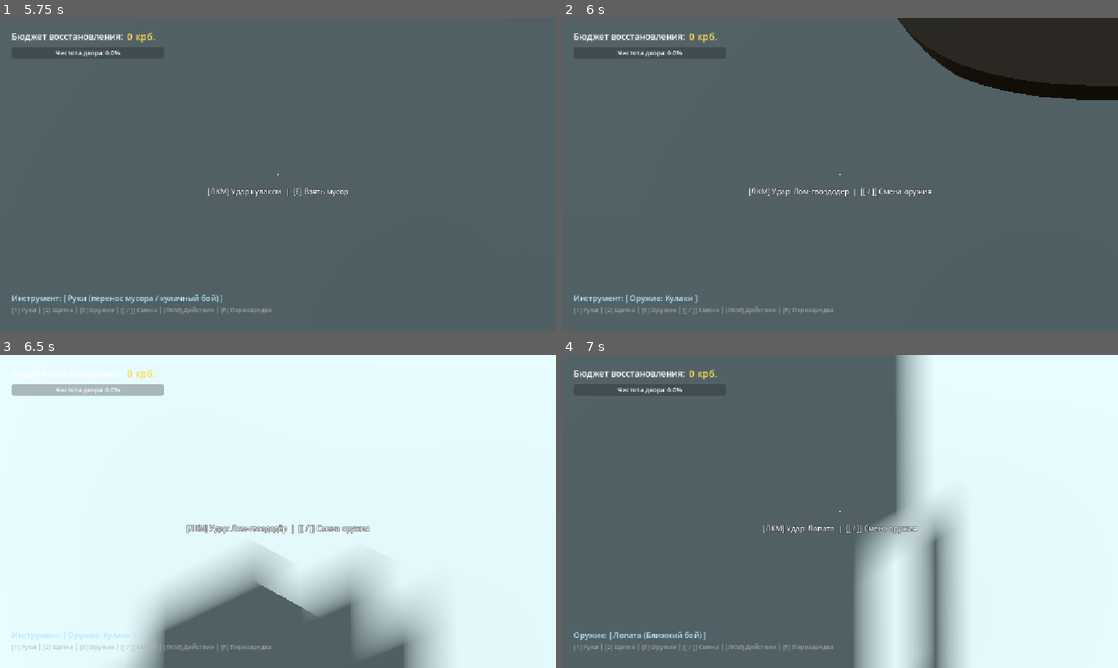
Above: before the commit, frames 1-4 (two rows, left to right).
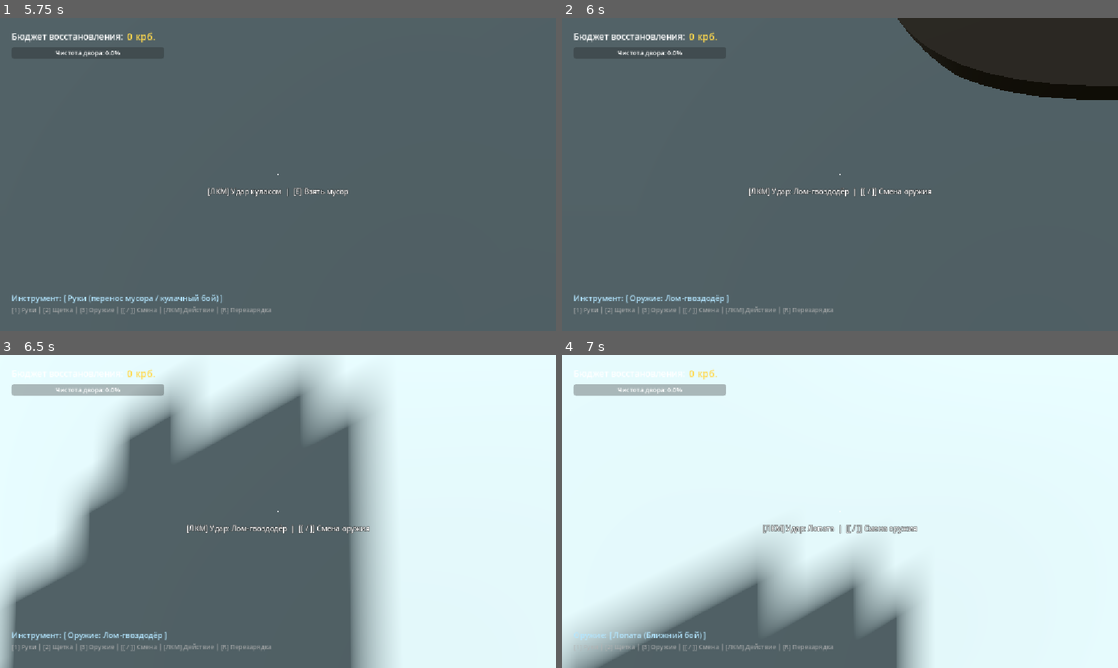
Above: after the commit, the same moments.

Repository: INTICH082/Pripyat
Game: Godot game, scene res://scenes/world/TestCourtyard.tscn
Same seed, same stepped clock (60 frames per second), same inputs: the game is played once before the commit and once after it.
Inputs (mouse positions are in pixels of both pictures, inside the frame that each line leads up to):
- Up to frame 1 (5.75 s): move the mouse to (305, 174) at 0.52 s; hold W (move_forward) from 0.53 s (still down); tap Space (jump) at 0.6, 0.77, 1.07, 1.52, 1.55, 1.82, 2.3, 3.02, 3.05, 3.32, 3.77, 3.8, 4.07, 4.52, 4.55, 4.82, 5, 5.3 s; click (305, 174) at 0.67 s; move the mouse to (250, 174) at 1.27 s; tap G (drop) at 1.35 s; move the mouse to (289, 168) at 2.02 s; tap E (interact) at 2.1 s; move the mouse to (272, 180) at 2.77 s; click (272, 180) at 2.85 s; tap Enter at 3.5 s; move the mouse to (316, 177) at 3.52 s; hold Shift (sprint) 3.53-4.28 s; tap R (reload) at 4.15 s; move the mouse to (233, 171) at 4.27 s; tap 2 (tool_brush) at 4.35 s; move the mouse to (283, 174) at 5.02 s; hold 1 (tool_hands) from 5.03 s (still down); click (283, 174) at 5.17 s
- Up to frame 2 (6 s): tap Enter at 5.75 s; move the mouse to (817, 168) at 5.77 s; release W (move_forward) at 5.78 s; release 1 (tool_hands) at 5.78 s; hold D (move_right) from 5.78 s (still down); tap 3 (weapon_mode) at 5.85 s
- Up to frame 3 (6.5 s): keep holding D (move_right); tap Space (jump) at 6.02, 6.05, 6.32 s
- Up to frame 4 (7 s): move the mouse to (867, 511) at 6.52 s; release D (move_right) at 6.53 s; hold W (move_forward) from 6.53 s (still down); hold ] (weapon_next) from 6.53 s (still down); tap Space (jump) at 6.77, 6.8 s

Frame 1 is identical in both runs. In frame 2, 0.1% of the frame differs, in the area x 18-30%, y 88-92%; in frame 3, 47%; in frame 4, 59%, in the area x 0-72%, y 0-100%.

Commit message:
fix(weapons): fix recoil crash, immediate weapon bone scaling, and animated shadow character

Diff:
--- a/resources/weapons/01_fists.tres
+++ b/resources/weapons/01_fists.tres
@@ -10,6 +10,7 @@
 damage = 12.0
 fire_rate = 85.0
 mag_capacity = 0
+recoil = 0.0
 reload_time = 0.0
 effective_range = 1.2
 price_karbovantsi = 0
--- a/resources/weapons/02_crowbar.tres
+++ b/resources/weapons/02_crowbar.tres
@@ -10,6 +10,7 @@
 damage = 38.0
 fire_rate = 65.0
 mag_capacity = 0
+recoil = 0.0
 reload_time = 0.0
 effective_range = 1.6
 price_karbovantsi = 45
--- a/resources/weapons/03_spade.tres
+++ b/resources/weapons/03_spade.tres
@@ -10,6 +10,7 @@
 damage = 42.0
 fire_rate = 55.0
 mag_capacity = 0
+recoil = 0.0
 reload_time = 0.0
 effective_range = 2.0
 price_karbovantsi = 60
--- a/resources/weapons/04_fire_axe.tres
+++ b/resources/weapons/04_fire_axe.tres
@@ -10,6 +10,7 @@
 damage = 58.0
 fire_rate = 50.0
 mag_capacity = 0
+recoil = 0.0
 reload_time = 0.0
 effective_range = 1.7
 price_karbovantsi = 85
--- a/resources/weapons/05_pistol_pl.tres
+++ b/resources/weapons/05_pistol_pl.tres
@@ -10,6 +10,7 @@
 damage = 28.0
 fire_rate = 340.0
 mag_capacity = 8
+recoil = 1.2
 reload_time = 1.4
 effective_range = 25.0
 price_karbovantsi = 120
--- a/resources/weapons/06_pistol_pt.tres
+++ b/resources/weapons/06_pistol_pt.tres
@@ -10,6 +10,7 @@
 damage = 44.0
 fire_rate = 280.0
 mag_capacity = 8
+recoil = 1.6
 reload_time = 1.6
 effective_range = 45.0
 price_karbovantsi = 190
--- a/resources/weapons/07_rifle_al.tres
+++ b/resources/weapons/07_rifle_al.tres
@@ -10,6 +10,7 @@
 damage = 36.0
 fire_rate = 650.0
 mag_capacity = 30
+recoil = 2.0
 reload_time = 2.1
 effective_range = 60.0
 price_karbovantsi = 450
--- a/resources/weapons/08_rifle_at.tres
+++ b/resources/weapons/08_rifle_at.tres
@@ -10,6 +10,7 @@
 damage = 48.0
 fire_rate = 600.0
 mag_capacity = 30
+recoil = 1.8
 reload_time = 2.4
 effective_range = 120.0
 price_karbovantsi = 850
--- a/resources/weapons/09_rifle_vl.tres
+++ b/resources/weapons/09_rifle_vl.tres
@@ -10,6 +10,7 @@
 damage = 55.0
 fire_rate = 35.0
 mag_capacity = 1
+recoil = 2.8
 reload_time = 1.2
 effective_range = 90.0
 price_karbovantsi = 160
--- a/resources/weapons/10_rifle_vt.tres
+++ b/resources/weapons/10_rifle_vt.tres
@@ -10,6 +10,7 @@
 damage = 145.0
 fire_rate = 22.0
 mag_capacity = 1
+recoil = 3.5
 reload_time = 2.2
 effective_range = 250.0
 price_karbovantsi = 720
--- a/resources/weapons/11_rpk.tres
+++ b/resources/weapons/11_rpk.tres
@@ -10,6 +10,7 @@
 damage = 54.0
 fire_rate = 600.0
 mag_capacity = 40
+recoil = 2.4
 reload_time = 3.6
 effective_range = 100.0
 price_karbovantsi = 1250
--- a/resources/weapons/12_flamya_1.tres
+++ b/resources/weapons/12_flamya_1.tres
@@ -10,6 +10,7 @@
 damage = 85.0
 fire_rate = 600.0
 mag_capacity = 100
+recoil = 0.2
 reload_time = 4.0
 effective_range = 12.0
 price_karbovantsi = 1850
--- a/resources/weapons/13_launcher_gm.tres
+++ b/resources/weapons/13_launcher_gm.tres
@@ -10,6 +10,7 @@
 damage = 380.0
 fire_rate = 18.0
 mag_capacity = 6
+recoil = 4.0
 reload_time = 4.5
 effective_range = 80.0
 price_karbovantsi = 2200
--- a/scripts/interactables/TrainingDummy.gd
+++ b/scripts/interactables/TrainingDummy.gd
@@ -10,7 +10,7 @@
 func _ready() -> void:
 	health = max_health
 
-func take_damage(amount: float, weapon_data: WeaponData = null) -> void:
+func take_damage(amount: float, _weapon_data: WeaponData = null) -> void:
 	health -= amount
 
 	# Визуальная вспышка и покачивание от удара
--- a/scripts/player/PlayerController.gd
+++ b/scripts/player/PlayerController.gd
@@ -41,11 +41,34 @@
 
 	if cleaner_model:
 		_setup_shadow_only(cleaner_model)
-		anim_player = cleaner_model.find_child("AnimationPlayer", true, false) as AnimationPlayer
-		if anim_player and anim_player.has_animation("Unarmed_Idle-loop"):
-			anim_player.play("Unarmed_Idle-loop")
+		anim_player = _find_animation_player(cleaner_model)
+		if anim_player:
+			var idle_name = _resolve_anim_name(anim_player, "Unarmed_Idle-loop")
+			if idle_name != "":
+				anim_player.play(idle_name)
 
 	_update_tool_display()
+
+func _find_animation_player(node: Node) -> AnimationPlayer:
+	if not node:
+		return null
+	if node is AnimationPlayer:
+		return node
+	for child in node.get_children():
+		var found = _find_animation_player(child)
+		if found:
+			return found
+	return null
+
+func _resolve_anim_name(player: AnimationPlayer, suffix: String) -> String:
+	if not player:
+		return ""
+	if player.has_animation(suffix):
+		return suffix
+	for a in player.get_animation_list():
+		if a == suffix or a.ends_with("/" + suffix) or a.ends_with(":" + suffix):
+			return a
+	return ""
 
 func _setup_shadow_only(node: Node) -> void:
 	if node is GeometryInstance3D:
@@ -104,28 +127,46 @@
 		var is_sprinting = Input.is_action_pressed("sprint") and flat_speed > 5.0
 		weapon_manager.update_movement_animation(flat_speed, is_sprinting)
 
+func _get_body_anim_prefix() -> String:
+	if current_tool == ToolMode.HANDS or current_tool == ToolMode.BRUSH or not weapon_manager or not weapon_manager.current_weapon:
+		return "Unarmed_"
+	var wid = weapon_manager.current_weapon.id
+	if wid == "02_crowbar":
+		return "Crowbar_"
+	elif wid == "03_spade":
+		return "Spade_"
+	elif wid in ["05_pistol_pl", "06_pistol_pt"]:
+		return "Dozor_"
+	elif wid in ["07_rifle_al", "08_rifle_at"]:
+		return "Rubezh_"
+	elif wid in ["09_rifle_vl", "10_rifle_vt"]:
+		return "Eger_"
+	elif wid in ["11_rpk", "12_flamya_1", "13_launcher_gm"]:
+		return "Iney_"
+	return "Unarmed_"
+
 func _update_character_animation() -> void:
 	if not anim_player:
 		return
 	var flat_speed = Vector2(velocity.x, velocity.z).length()
-	var prefix = "Unarmed_"
+	var prefix = _get_body_anim_prefix()
+	var action_suffix = ""
 
 	if not is_on_floor():
-		var jump_anim = prefix + "Jump"
-		if anim_player.has_animation(jump_anim) and anim_player.current_animation != jump_anim:
-			anim_player.play(jump_anim)
+		action_suffix = "Jump"
 	elif flat_speed > 5.0:
-		var run_anim = prefix + "Run-loop"
-		if anim_player.has_animation(run_anim) and anim_player.current_animation != run_anim:
-			anim_player.play(run_anim)
+		action_suffix = "Run-loop"
 	elif flat_speed > 0.2:
-		var walk_anim = prefix + "Walk-loop"
-		if anim_player.has_animation(walk_anim) and anim_player.current_animation != walk_anim:
-			anim_player.play(walk_anim)
+		action_suffix = "Walk-loop"
 	else:
-		var idle_anim = prefix + "Idle-loop"
-		if anim_player.has_animation(idle_anim) and anim_player.current_animation != idle_anim:
-			anim_player.play(idle_anim)
+		action_suffix = "Idle-loop"
+
+	var target_anim = _resolve_anim_name(anim_player, prefix + action_suffix)
+	if target_anim == "":
+		target_anim = _resolve_anim_name(anim_player, "Unarmed_" + action_suffix)
+
+	if target_anim != "" and anim_player.current_animation != target_anim:
+		anim_player.play(target_anim, 0.2)
 
 func _handle_movement(delta: float) -> void:
 	# Гравитация
@@ -273,11 +314,11 @@
 			if weapon_manager:
 				weapon_manager.set_tool_mode_brush()
 		ToolMode.WEAPON:
-			var w_name = weapon_manager.current_weapon.display_name if (weapon_manager and weapon_manager.current_weapon) else "Оружие"
-			mode_name = "Оружие: %s" % w_name
 			if tool_model: tool_model.visible = false
 			if weapon_manager:
 				weapon_manager.set_tool_mode_weapon()
+			var w_name = weapon_manager.current_weapon.display_name if (weapon_manager and weapon_manager.current_weapon) else "Оружие"
+			mode_name = "Оружие: %s" % w_name
 
 	EventBus.tool_changed.emit(current_tool, mode_name)
 
--- a/scripts/resources/WeaponData.gd
+++ b/scripts/resources/WeaponData.gd
@@ -11,6 +11,7 @@
 @export var fire_rate: float = 85.0 ## Темп огня / ударов (в минуту)
 @export var mag_capacity: int = 0 ## Емкость магазина (0 для ближнего боя)
 @export var reload_time: float = 0.0 ## Время перезарядки (в секундах)
+@export var recoil: float = 1.0 ## Сила отдачи камеры (в градусах)
 @export var effective_range: float = 1.2 ## Эффективная дальность (в метрах)
 @export var price_karbovantsi: int = 0
 @export var ammo_type: String = "none" ## "none", "9x18", "7.62x25", "5.45x39", ".22LR", "7.62x54R", "7.62x39", "fuel", "vog25"
--- a/scripts/weapons/WeaponManager.gd
+++ b/scripts/weapons/WeaponManager.gd
@@ -32,6 +32,7 @@
 
 # FPS-компоненты
 var fps_anim_player: AnimationPlayer = null
+var fps_skeleton: Skeleton3D = null
 var weapon_mesh_nodes: Dictionary = {}
 var magazine_nodes: Dictionary = {}
 var muzzle_fx_node: Node3D = null
@@ -53,9 +54,11 @@
 	# Отключаем тени у FPS-рук, чтобы тень отбрасывало только тело CleanerModel
 	_set_shadows_off(fps_viewmodel)
 
-	fps_anim_player = fps_viewmodel.find_child("AnimationPlayer", true, false) as AnimationPlayer
+	fps_anim_player = _find_node_of_type(fps_viewmodel, "AnimationPlayer") as AnimationPlayer
 	if fps_anim_player:
 		fps_anim_player.animation_finished.connect(_on_animation_finished)
+
+	fps_skeleton = _find_node_of_type(fps_viewmodel, "Skeleton3D") as Skeleton3D
 
 	# Кэшируем узлы мешей оружия
 	var weapon_ids = [
@@ -78,6 +81,17 @@
 	if muzzle_fx_node:
 		muzzle_fx_node.visible = false
 
+func _find_node_of_type(root: Node, type_name: String) -> Node:
+	if not root:
+		return null
+	if root.is_class(type_name):
+		return root
+	for child in root.get_children():
+		var found = _find_node_of_type(child, type_name)
+		if found:
+			return found
+	return null
+
 func _set_shadows_off(node: Node) -> void:
 	if node is GeometryInstance3D:
 		node.cast_shadow = GeometryInstance3D.SHADOW_CASTING_SETTING_OFF
@@ -114,7 +128,8 @@
 	can_fire = true
 
 	_update_weapon_mesh_visibility()
-	_play_fps_anim(current_weapon.id + "_Idle-loop", 0.1)
+	_update_fps_skeleton_bones()
+	_play_fps_anim(current_weapon.id + "_Idle-loop", 0.0)
 	_notify_hud()
 
 func equip_fists() -> void:
@@ -159,12 +174,39 @@
 	if magazine_nodes.has("06_pistol_pt"):
 		magazine_nodes["06_pistol_pt"].visible = (active_id == "06_pistol_pt")
 
+func _update_fps_skeleton_bones() -> void:
+	if not fps_skeleton or not current_weapon:
+		return
+	var active_bone = ""
+	if current_weapon.id != "01_fists":
+		active_bone = "W" + current_weapon.id.substr(0, 2)
+
+	for i in range(2, 14):
+		var b_name = "W%02d" % i
+		var b_idx = fps_skeleton.find_bone(b_name)
+		if b_idx != -1:
+			if b_name == active_bone:
+				fps_skeleton.set_bone_pose_scale(b_idx, Vector3(1.0, 1.0, 1.0))
+			else:
+				fps_skeleton.set_bone_pose_scale(b_idx, Vector3(0.001, 0.001, 0.001))
+
+func _resolve_fps_anim_name(suffix: String) -> String:
+	if not fps_anim_player:
+		return ""
+	if fps_anim_player.has_animation(suffix):
+		return suffix
+	for a in fps_anim_player.get_animation_list():
+		if a == suffix or a.ends_with("/" + suffix) or a.ends_with(":" + suffix):
+			return a
+	return ""
+
 func _play_fps_anim(anim_name: String, blend_time: float = 0.15) -> void:
 	if not fps_anim_player:
 		return
-	if fps_anim_player.has_animation(anim_name):
-		if fps_anim_player.current_animation != anim_name:
-			fps_anim_player.play(anim_name, blend_time)
+	var full_name = _resolve_fps_anim_name(anim_name)
+	if full_name != "":
+		if fps_anim_player.current_animation != full_name:
+			fps_anim_player.play(full_name, blend_time)
 
 func update_movement_animation(flat_speed: float, is_sprinting: bool) -> void:
 	if is_attacking or is_reloading or not current_weapon or not fps_anim_player:
@@ -252,6 +294,8 @@
 
 	await get_tree().create_timer(delay).timeout
 	can_fire = true
+	is_attacking = false
+	_return_to_movement_anim()
 
 func _perform_firearm_attack() -> void:
 	var cur_ammo = current_mags.get(current_weapon.id, 0)
@@ -281,6 +325,8 @@
 
 	await get_tree().create_timer(delay).timeout
 	can_fire = true
+	is_attacking = false
+	_return_to_movement_anim()
 
 func _fire_single_shot() -> void:
 	_flash_muzzle()
@@ -315,6 +361,7 @@
 
 	await get_tree().create_timer(0.08).timeout
 	can_fire = true
+	is_attacking = false
 
 func _perform_explosive_attack() -> void:
 	var cur_ammo = current_mags.get(current_weapon.id, 0)
@@ -340,6 +387,8 @@
 
 	await get_tree().create_timer(delay).timeout
 	can_fire = true
+	is_attacking = false
+	_return_to_movement_anim()
 
 func _create_explosion(hit_center: Vector3) -> void:
 	var radius = current_weapon.splash_radius
@@ -411,7 +460,8 @@
 	can_fire = false
 
 	var reload_anim = wid + "_Reload"
-	if fps_anim_player and fps_anim_player.has_animation(reload_anim):
+	var resolved_reload = _resolve_fps_anim_name(reload_anim)
+	if resolved_reload != "":
 		_play_fps_anim(reload_anim, 0.1)
 	else:
 		await get_tree().create_timer(current_weapon.reload_time).timeout
@@ -442,5 +492,6 @@
 func _apply_camera_recoil(mult: float = 1.0) -> void:
 	if not camera or not current_weapon:
 		return
-	var kick = deg_to_rad(current_weapon.recoil * 0.2 * mult)
+	var r = current_weapon.recoil if ("recoil" in current_weapon and current_weapon.recoil != null) else 1.0
+	var kick = deg_to_rad(r * 0.2 * mult)
 	camera.rotation.x = clamp(camera.rotation.x + kick, deg_to_rad(-85.0), deg_to_rad(85.0))
Not shown, added: art/references/ui/01_classes_portraits.png.import
Not shown, added: art/references/ui/02_hud_health_radiation_bars.png.import
Not shown, added: art/references/ui/03_crosshairs_pack.png.import
Not shown, added: art/references/ui/04_weapon_inventory_icons.jpg.import
Not shown, added: art/references/ui/05_cursors_pack.jpg.import
Not shown, added: art/references/ui/06_dialogs_and_prompts.jpg.import
